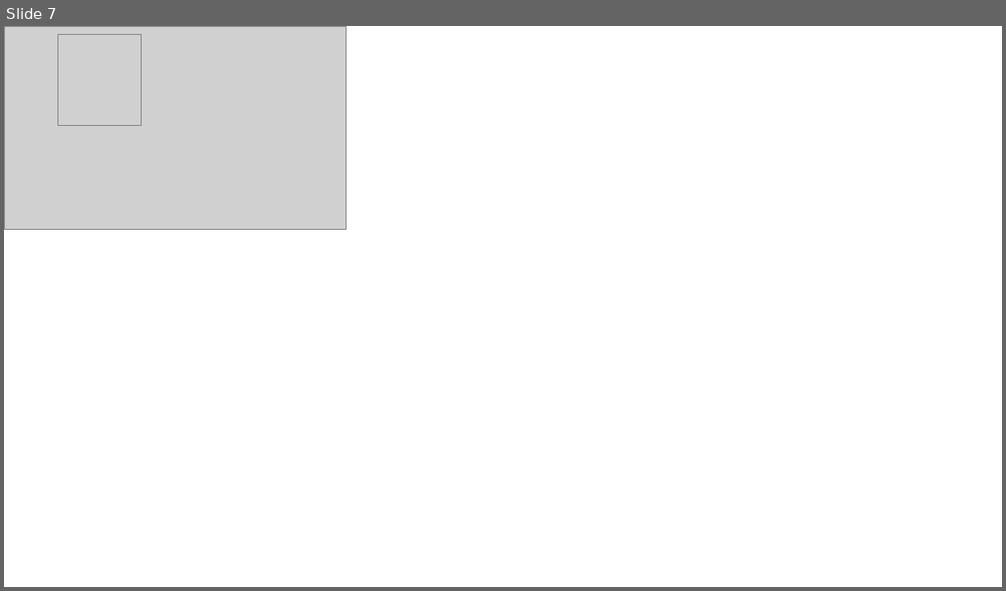
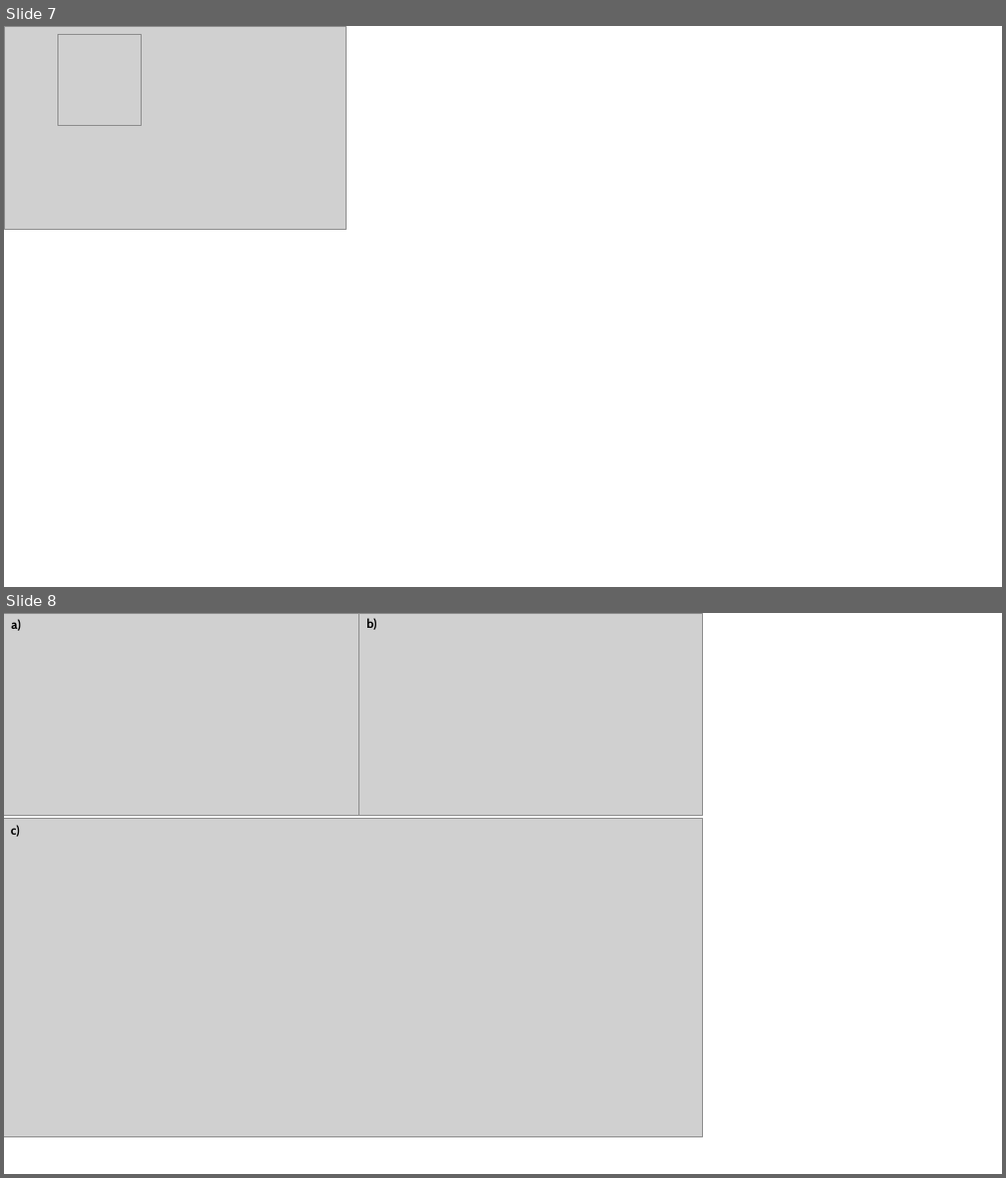
Before and after one commit to PEESEgroup/GCAM-CDR-policy, a slide deck: data/data_analysis/CAGR_plots.pptx. Shown one above the other, each under a label of ours: slide 7 before the commit, slides 7 and 8 after it. The pictures are 1006x591 and 1006x1178 pixels, drawn with LibreOffice and Linux fonts; fonts in the diff are those of the drawing; grey boxes stand for pictures. Boxes give left, top, right and bottom in pixels: in the first picture for what was removed or moved away, otherwise in the second. Text is boxed around its words. In the diff, an @@ line names an element or a change of style, - is before the commit and + after.

```diff
--- a/data/data_analysis/CAGR_plots.pptx
+++ b/data/data_analysis/CAGR_plots.pptx
@@ slide 8 added at [4,613,1002,1174], background #FFFFFF @@
@@ picture added at [4,613,358,815] @@
@@ text added at [11,619,21,631], 12 pt, text #000000, bold @@
+a)
@@ picture added at [359,613,703,815] @@
@@ text added at [366,618,376,630], 12 pt, text #000000, bold @@
+b)
@@ picture added at [4,819,703,1138] @@
@@ text added at [11,825,20,837], 12 pt, text #000000, bold @@
+c)
```
Also in this commit, not shown: 4 other slides added, 8 other files.
